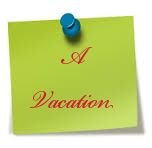
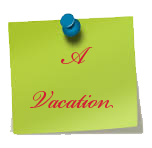
Two versions of the same layered image (152 x 148). Layer-by-layer changes:
added layer "Background copy" above "Background" over (8, 8, 149, 140)
hid "Background" over (0, 8, 149, 140)
